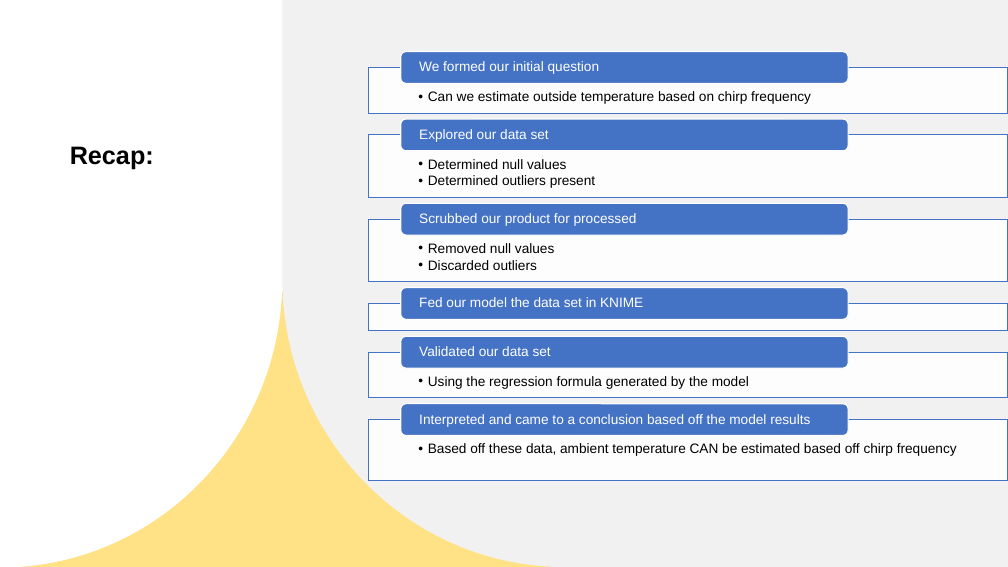
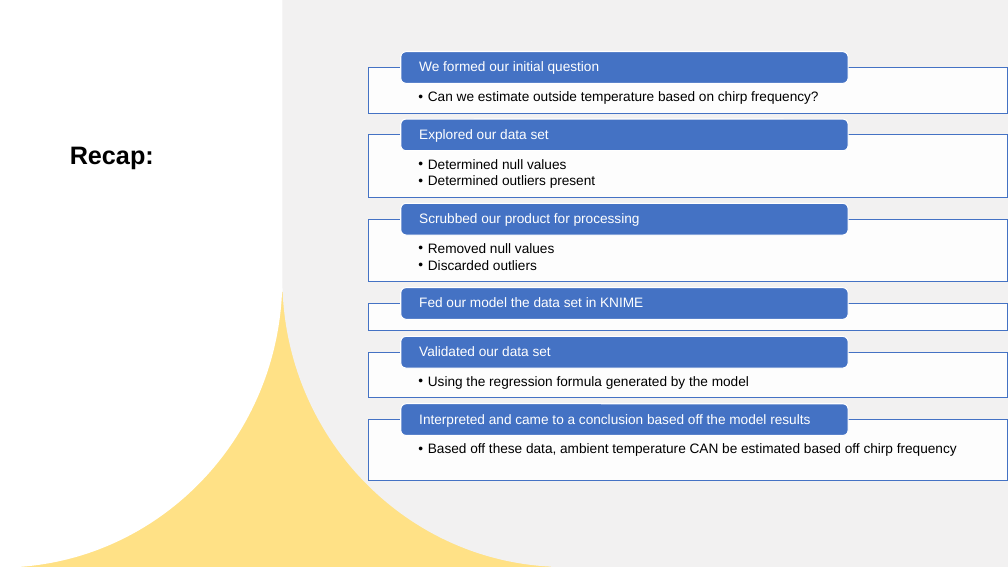
Before and after one commit to robert-daniels/Projects, a slide deck: slide 18 of DS_210/final/DS 210.pptx. Drawn at 1008x567 pixels with LibreOffice and Linux fonts; fonts in the diff are those of the drawing. Boxes give left, top, right and bottom in pixels: in the first picture for what was removed or moved away, otherwise in the second. Text is boxed around its words. In the diff, an @@ line names an element or a change of style, - is before the commit and + after.

```diff
--- a/DS_210/final/DS 210.pptx
+++ b/DS_210/final/DS 210.pptx
@@ text at [428, 91, 818, 104]: text changed @@
-  • Can we estimate outside temperature based on chirp frequency
+  • Can we estimate outside temperature based on chirp frequency?
@@ text at [419, 213, 640, 226]: text changed @@
-Scrubbed our product for processed
+Scrubbed our product for processing
```
Also in this commit, not shown: 1 other slide changed, 1 other file.
